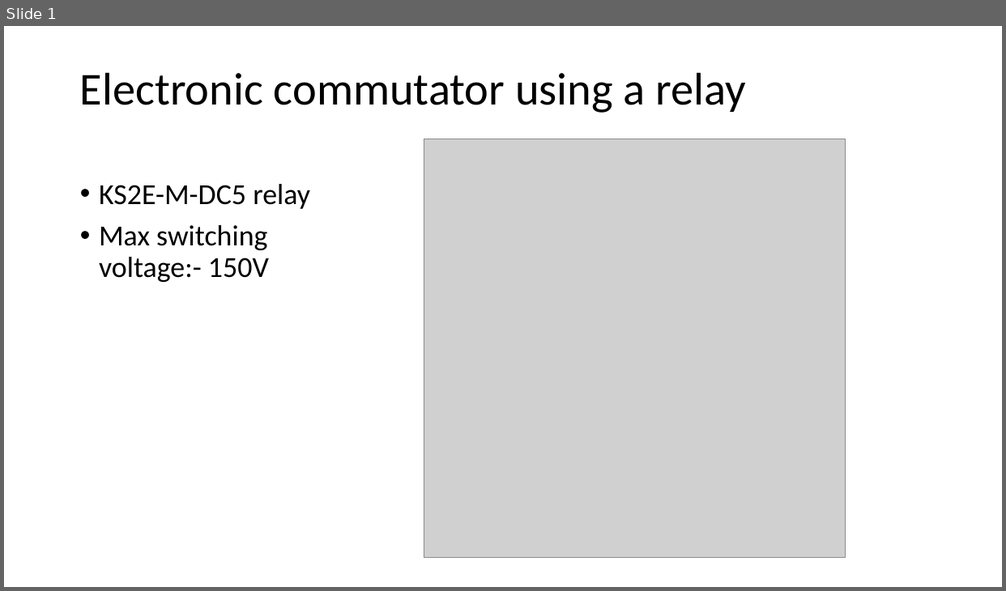
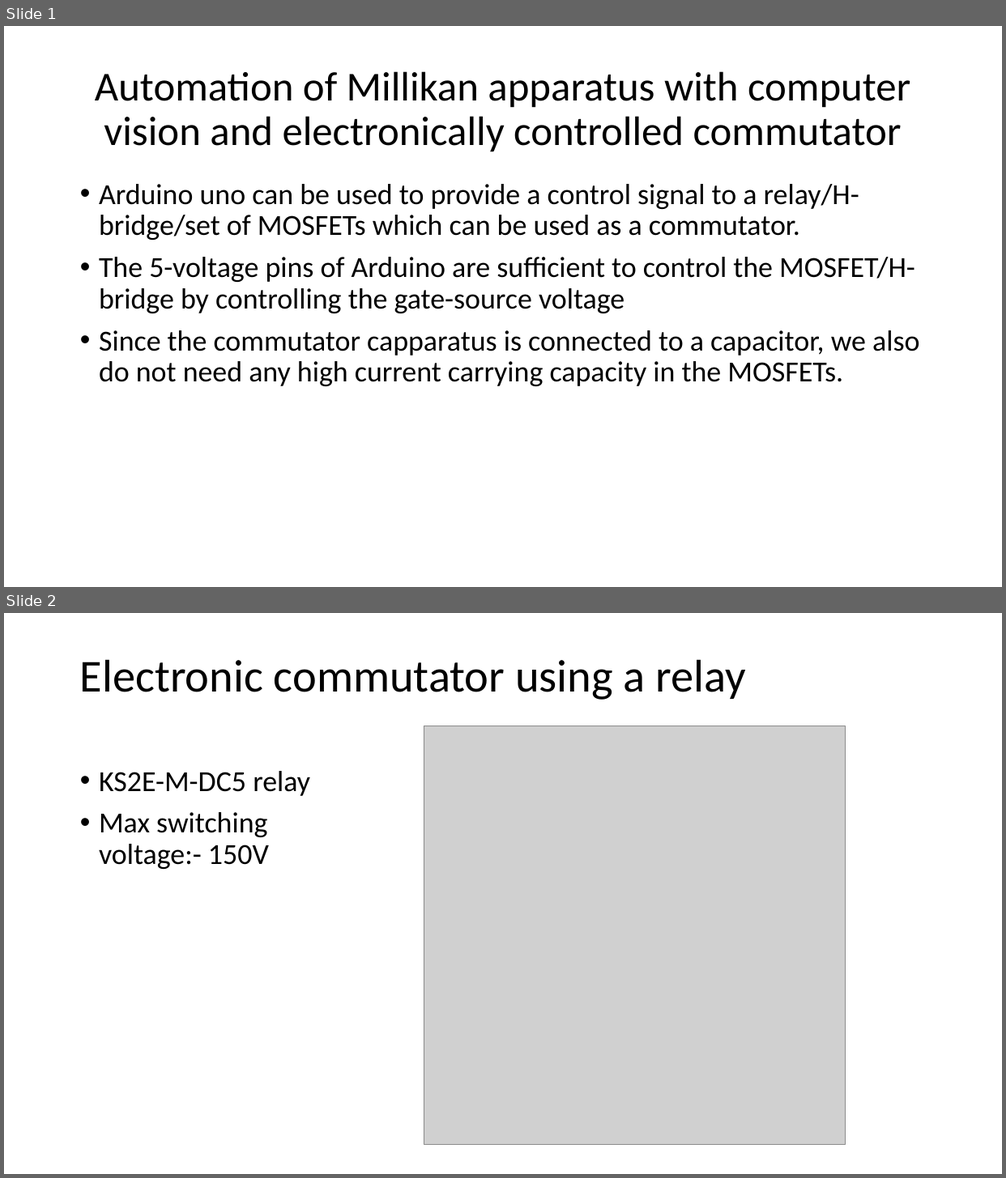
Before and after one commit to RaghavJuyal/Millikan-Oil-Drop, a slide deck: components/Millikan.pptx. Shown one above the other, each under a label of ours: slide 1 before the commit, slides 1 and 2 after it. The pictures are 1006x591 and 1006x1178 pixels, drawn with LibreOffice and Linux fonts; fonts in the diff are those of the drawing; grey boxes stand for pictures. Boxes give left, top, right and bottom in pixels: in the first picture for what was removed or moved away, otherwise in the second. Text is boxed around its words. In the diff, an @@ line names an element or a change of style, - is before the commit and + after.

```diff
--- a/components/Millikan.pptx
+++ b/components/Millikan.pptx
@@ slide 1 added at <box>4,26,1002,587</box>, background #FFFFFF @@
@@ title added at <box>95,71,910,152</box>, 39.6 pt, text #000000 @@
+Automation of Millikan apparatus with computer vision and electronically controlled commutator
@@ text added at <box>99,184,919,386</box>, 28 pt, text #000000 @@
+• Arduino uno can be used to provide a control signal to a relay/H-bridge/set of MOSFETs which can be used as a commutator.
+• The 5-voltage pins of Arduino are sufficient to control the MOSFET/H-bridge by controlling the gate-source voltage
+• Since the commutator capparatus is connected to a capacitor, we also do not need any high current carrying capacity in the MOSFETs.
@@ what was slide 1 is now slide 2 @@
```
Also in this commit, not shown: 2 slides changed, 2 other slides added.
